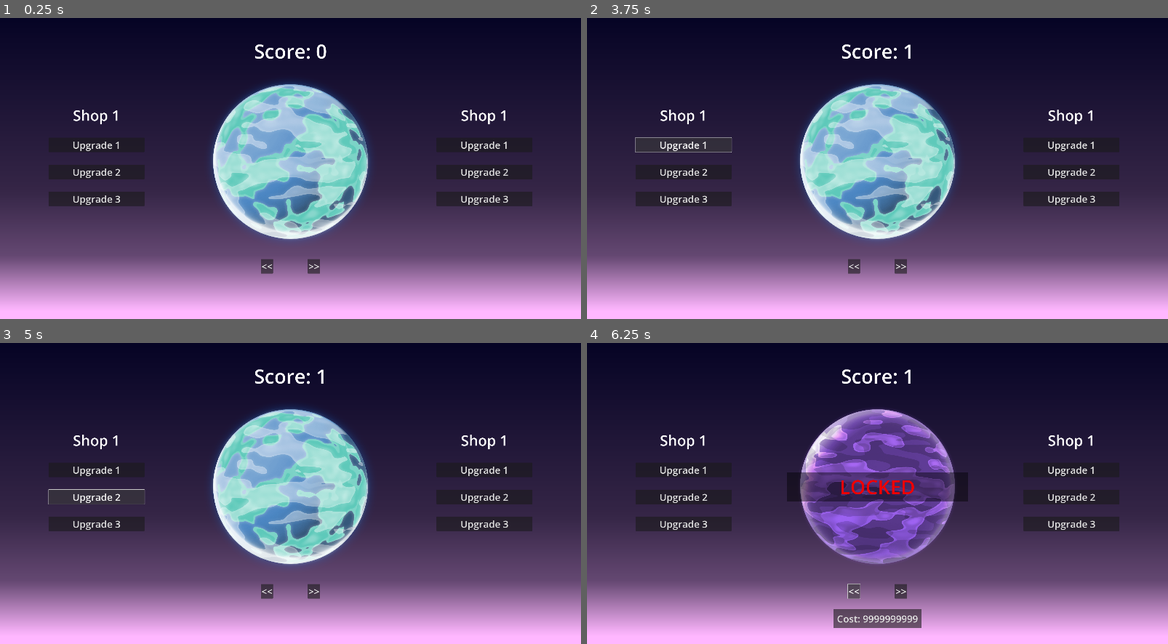
Above: before the commit, frames 1-4 (two rows, left to right).
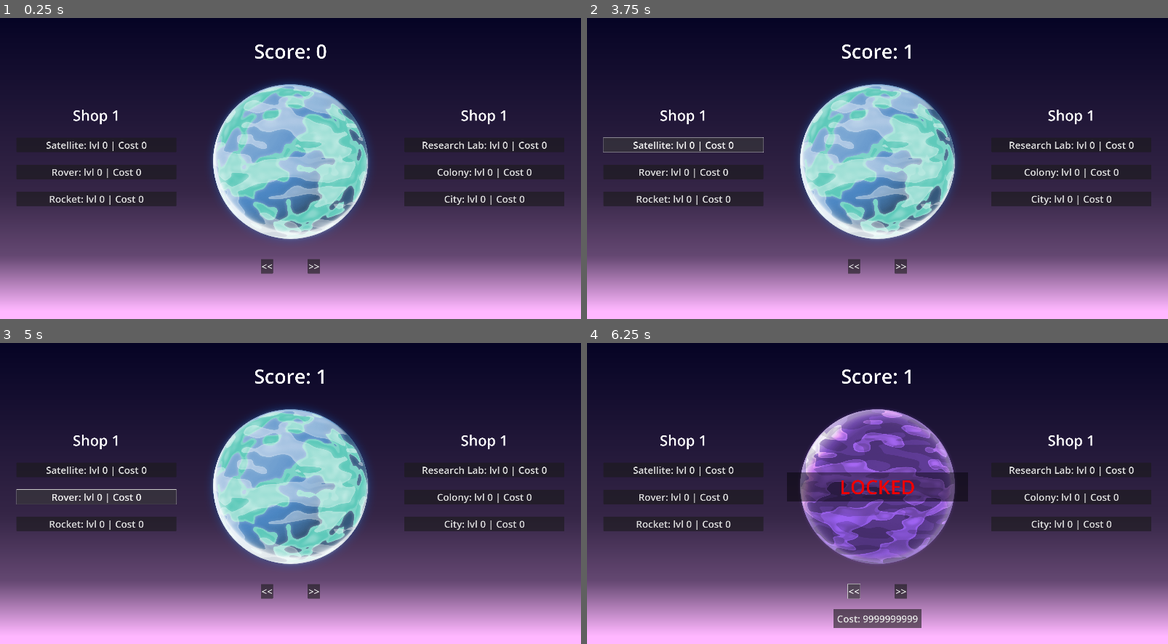
Above: after the commit, the same moments.

Repository: JStaed/planet-clicker-game
Game: Godot game, scene res://scenes/main.tscn
The game is run twice, just before and just after one commit, with the same random seed, the same clock (stepped at 60 frames per second) and the same inputs. The project has no main scene, so this scene is started directly.
Inputs (mouse positions are in pixels of both pictures, inside the frame that each line leads up to):
- Up to frame 1 (0.25 s): no input
- Up to frame 2 (3.75 s): click (685, 144) at 0.5 s, where only the run before the commit has a clickable "Upgrade 1"; click (685, 171) at 1.25 s, where only the run before the commit has a clickable "Upgrade 2"; click (685, 198) at 2 s, where only the run before the commit has a clickable "Upgrade 3"; click (877, 162) at 2.75 s; click (685, 144) at 3.5 s, where only the run after the commit has a clickable "Satellite: lvl 0 | Cost 0"
- Up to frame 3 (5 s): click (98, 496) at 4.25 s, where only the run after the commit has a clickable "Rover: lvl 0 | Cost 0"
- Up to frame 4 (6.25 s): click (685, 523) at 5 s, where only the run after the commit has a clickable "Rocket: lvl 0 | Cost 0"; click "<<" at 5.75 s

The runs differ from the first frame. In frame 1, 3.0% of the frame differs, in the area x 2-98%, y 30-63%; in frame 2, 3.1%; in frame 3, 2.7%; in frame 4, 3.0%.

Commit message:
5 minutes - final

Diff:
--- a/scenes/main.tscn
+++ b/scenes/main.tscn
@@ -51,7 +51,7 @@
 
 [node name="HSpacer" parent="CanvasLayer/Control/CanvasContainer" instance=ExtResource("1_jyhfs")]
 layout_mode = 2
-size_flags_stretch_ratio = 0.5
+size_flags_stretch_ratio = 0.1
 
 [node name="Left" type="VBoxContainer" parent="CanvasLayer/Control/CanvasContainer"]
 layout_mode = 2
@@ -74,7 +74,7 @@
 [node name="ShopButton" type="Button" parent="CanvasLayer/Control/CanvasContainer/Left"]
 layout_mode = 2
 theme = ExtResource("5_tbgi4")
-text = "Upgrade 1"
+text = "Satellite: lvl 0 | Cost 0"
 
 [node name="VSpacer3" parent="CanvasLayer/Control/CanvasContainer/Left" instance=ExtResource("2_tbgi4")]
 layout_mode = 2
@@ -83,7 +83,7 @@
 [node name="ShopButton2" type="Button" parent="CanvasLayer/Control/CanvasContainer/Left"]
 layout_mode = 2
 theme = ExtResource("5_tbgi4")
-text = "Upgrade 2"
+text = "Rover: lvl 0 | Cost 0"
 
 [node name="VSpacer4" parent="CanvasLayer/Control/CanvasContainer/Left" instance=ExtResource("2_tbgi4")]
 layout_mode = 2
@@ -92,14 +92,14 @@
 [node name="ShopButton3" type="Button" parent="CanvasLayer/Control/CanvasContainer/Left"]
 layout_mode = 2
 theme = ExtResource("5_tbgi4")
-text = "Upgrade 3"
+text = "Rocket: lvl 0 | Cost 0"
 
 [node name="VSpacer5" parent="CanvasLayer/Control/CanvasContainer/Left" instance=ExtResource("2_tbgi4")]
 layout_mode = 2
 
 [node name="HSpacer4" parent="CanvasLayer/Control/CanvasContainer" instance=ExtResource("1_jyhfs")]
 layout_mode = 2
-size_flags_stretch_ratio = 0.5
+size_flags_stretch_ratio = 0.1
 
 [node name="Middle" type="VBoxContainer" parent="CanvasLayer/Control/CanvasContainer"]
 layout_mode = 2
@@ -198,7 +198,7 @@
 
 [node name="HSpacer3" parent="CanvasLayer/Control/CanvasContainer" instance=ExtResource("1_jyhfs")]
 layout_mode = 2
-size_flags_stretch_ratio = 0.5
+size_flags_stretch_ratio = 0.1
 
 [node name="Right" type="VBoxContainer" parent="CanvasLayer/Control/CanvasContainer"]
 layout_mode = 2
@@ -221,7 +221,7 @@
 [node name="ShopButton" type="Button" parent="CanvasLayer/Control/CanvasContainer/Right"]
 layout_mode = 2
 theme = ExtResource("5_tbgi4")
-text = "Upgrade 1"
+text = "Research Lab: lvl 0 | Cost 0"
 
 [node name="VSpacer3" parent="CanvasLayer/Control/CanvasContainer/Right" instance=ExtResource("2_tbgi4")]
 layout_mode = 2
@@ -230,7 +230,7 @@
 [node name="ShopButton2" type="Button" parent="CanvasLayer/Control/CanvasContainer/Right"]
 layout_mode = 2
 theme = ExtResource("5_tbgi4")
-text = "Upgrade 2"
+text = "Colony: lvl 0 | Cost 0"
 
 [node name="VSpacer4" parent="CanvasLayer/Control/CanvasContainer/Right" instance=ExtResource("2_tbgi4")]
 layout_mode = 2
@@ -239,14 +239,14 @@
 [node name="ShopButton3" type="Button" parent="CanvasLayer/Control/CanvasContainer/Right"]
 layout_mode = 2
 theme = ExtResource("5_tbgi4")
-text = "Upgrade 3"
+text = "City: lvl 0 | Cost 0"
 
 [node name="VSpacer5" parent="CanvasLayer/Control/CanvasContainer/Right" instance=ExtResource("2_tbgi4")]
 layout_mode = 2
 
 [node name="HSpacer2" parent="CanvasLayer/Control/CanvasContainer" instance=ExtResource("1_jyhfs")]
 layout_mode = 2
-size_flags_stretch_ratio = 0.5
+size_flags_stretch_ratio = 0.1
 
 [connection signal="pressed" from="CanvasLayer/Control/CanvasContainer/Middle/PlanetButton" to="CanvasLayer/Control" method="_on_click_planet"]
 [connection signal="pressed" from="CanvasLayer/Control/CanvasContainer/Middle/PlanetButton/Control/BuySpriteButton" to="CanvasLayer/Control" method="_purchase_planet_sprite"]
--- a/scripts/control_manager.gd
+++ b/scripts/control_manager.gd
@@ -3,8 +3,41 @@
 
 var score: int = 0
 var score_increment: int = 1
+var score_per_second: int = 0
 
 var selected_sprite: int = 0
+
+var shop_1_upgrades = [
+	1,
+	5,
+	10
+]
+var shop_1_prices = [
+	50,
+	500,
+	100000
+]
+var shop_1_levels = [
+	0,
+	0,
+	0
+]
+
+var shop_2_upgrades = [
+	0,
+	0,
+	0
+]
+var shop_2_prices = [
+	2500,
+	50000,
+	200000
+]
+var shop_2_levels = [
+	0,
+	0,
+	0
+]
 
 var unlocked_sprites = [
 	true,
@@ -30,7 +63,6 @@
 	1000000000,
 	9999999999
 ]
-
 @onready var planet_sprites = [
 	preload("res://planet-sprites/planet00.png"),
 	preload("res://planet-sprites/planet01.png"),
@@ -47,9 +79,7 @@
 func _on_click_planet() -> void: # Increments score by increment value when the planet is clicked
 	if unlocked_sprites[selected_sprite]:
 		score += score_increment * (1 + selected_sprite)
-		$CanvasContainer/Middle/ScoreLabel.text = "Score: " + str(score)
-	else:
-		pass
+		update_score()
 
 func _cycle_planet_sprite_forward() -> void:
 	selected_sprite = increment_clamped(selected_sprite, 0, 9)
@@ -63,7 +93,11 @@
 	if score >= sprite_prices[selected_sprite]:
 		score -= sprite_prices[selected_sprite]
 		unlocked_sprites[selected_sprite] = true
+		update_score()
 		update_planet_sprite()
+
+func update_score():
+	$CanvasContainer/Middle/ScoreLabel.text = "Score: " + str(score)
 
 func increment_clamped(base: int, value_min: int, value_max: int, increment: int = 1) -> int:
 	base += increment
